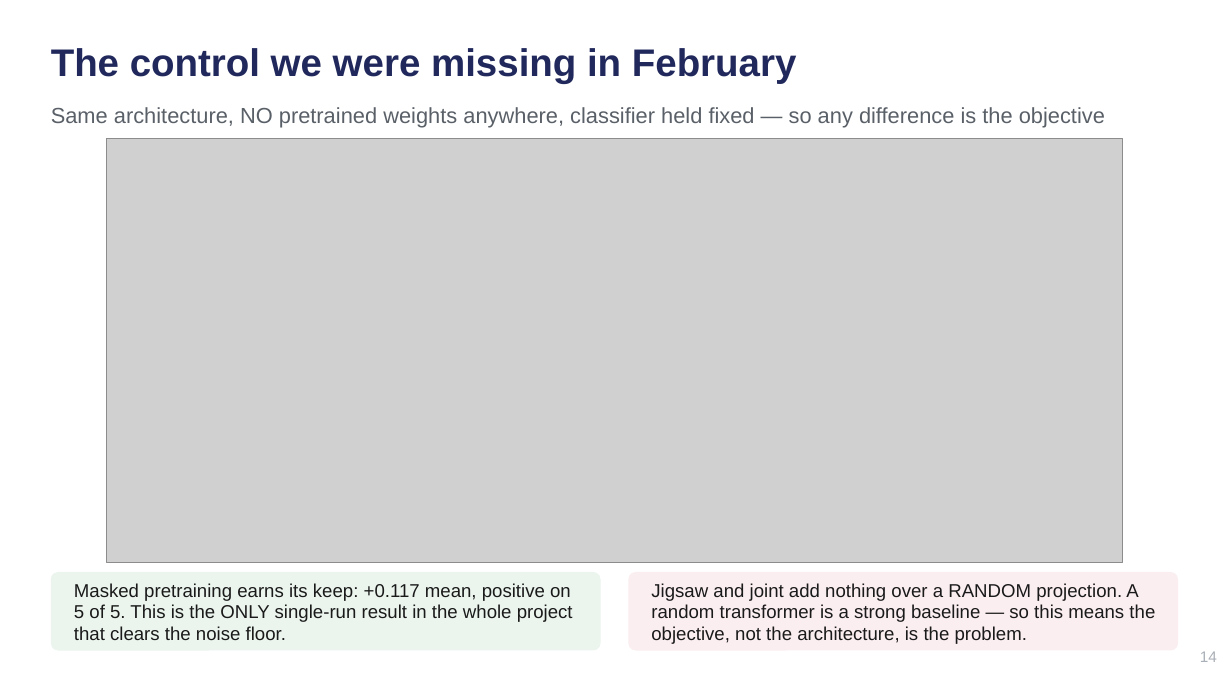
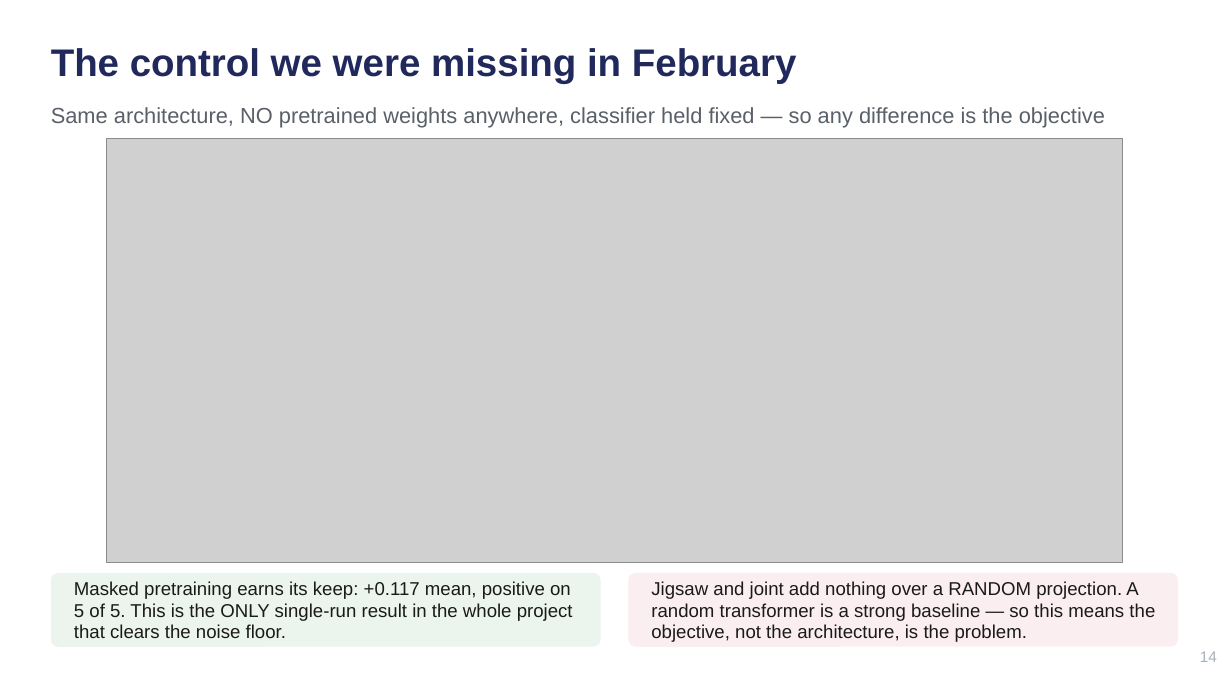
Before and after one commit to rama21094/NMR-Metabolomics-Foundational-Model, a slide deck: slide 14 of docs/Group_Meeting_2026-08-10.pptx. Drawn at 1232x693 pixels with LibreOffice and Linux fonts; fonts in the diff are those of the drawing; grey boxes stand for pictures. Boxes give left, top, right and bottom in pixels: in the first picture for what was removed or moved away, otherwise in the second. Text is boxed around its words. In the diff, an @@ line names an element or a change of style, - is before the commit and + after.

```diff
--- a/docs/Group_Meeting_2026-08-10.pptx
+++ b/docs/Group_Meeting_2026-08-10.pptx
@@ rounded rectangle: place and size @@
-rounded rectangle at bbox=[51, 572, 601, 651]
+rounded rectangle at bbox=[51, 573, 601, 647]
@@ rounded rectangle at bbox=[51, 573, 601, 647]: proportions changed @@
@@ rounded rectangle at bbox=[628, 573, 1178, 647]: proportions changed @@
@@ rounded rectangle: place and size @@
-rounded rectangle at bbox=[628, 572, 1178, 651]
+rounded rectangle at bbox=[628, 573, 1178, 647]
```
Also in this commit, not shown: 11 other slides changed, 8 other files.
